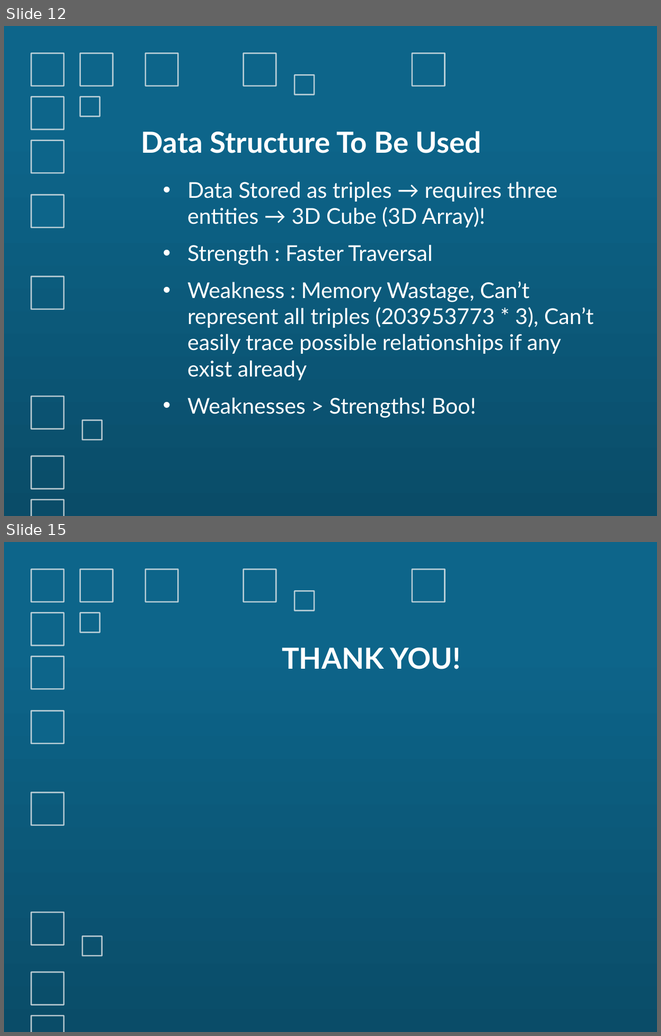
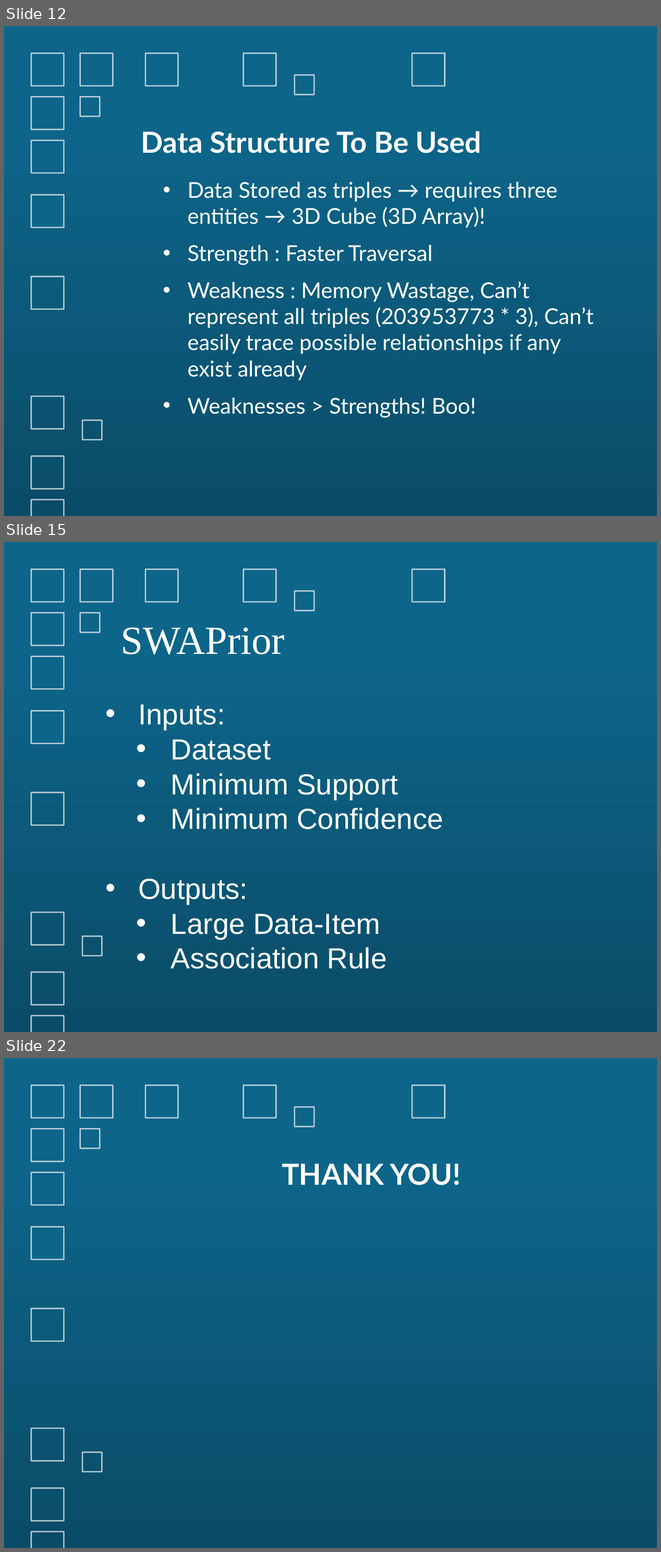
Before and after one commit to LeonDsouza/SWAR, a slide deck: Presentation/SEMANTIC WEB MINING.pptx. Shown one above the other, each under a label of ours: slides 12 and 15 before the commit, slides 12, 15 and 22 after it; the slides between them are not shown. The pictures are 661x1036 and 661x1552 pixels, drawn with LibreOffice and Linux fonts; fonts in the diff are those of the drawing. Boxes give left, top, right and bottom in pixels: in the first picture for what was removed or moved away, otherwise in the second. Text is boxed around its words. In the diff, an @@ line names an element or a change of style, - is before the commit and + after.

```diff
--- a/Presentation/SEMANTIC WEB MINING.pptx
+++ b/Presentation/SEMANTIC WEB MINING.pptx
@@ slide 15 added at bbox=[4, 542, 657, 1032], background gradient #0D658A to #0A4C68; not listed: 15 template elements that a slide beside it also shows @@
@@ text added at bbox=[121, 627, 285, 654], 44 pt, text #FFFFFF @@
+SWAPrior
@@ text added at bbox=[138, 704, 443, 969], 32 pt, text #FFFFFF @@
+• Inputs:
+  • Dataset
+  • Minimum Support
+  • Minimum Confidence
+• Outputs:
+  • Large Data-Item
+  • Association Rule
@@ what was slide 15 is now slide 22 @@
```
Also in this commit, not shown: 1 slide changed, 6 other slides added.
